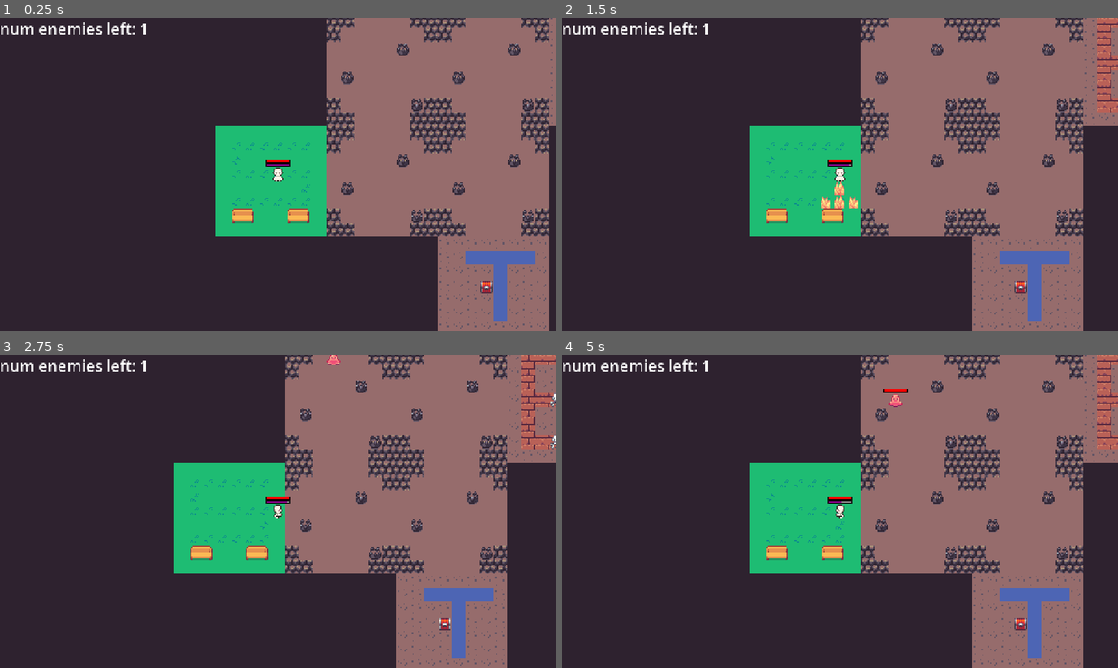
Above: before the commit, frames 1-4 (two rows, left to right).
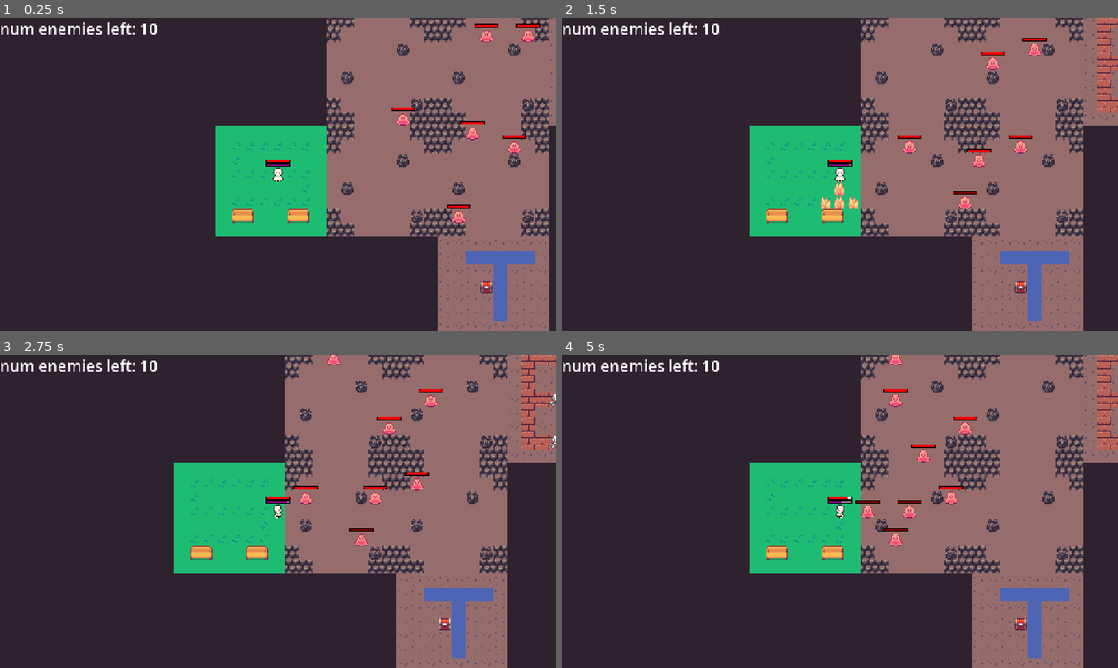
Above: after the commit, the same moments.

Repository: SimonAJScott/wizardgame
Game: Godot game, scene res://scenes/game.tscn
The game is run twice, just before and just after one commit, with the same random seed, the same clock (stepped at 60 frames per second) and the same inputs.
Inputs:
- Up to frame 1 (0.25 s): no input
- Up to frame 2 (1.5 s): tap Enter at 0.5 s; hold Right (right) 0.53-1.28 s; tap Space (space) at 0.6, 1.25 s; hold Down (down) from 1.28 s (still down); tap Q (spell_1) at 1.35 s
- Up to frame 3 (2.75 s): release Down (down) at 2.03 s; hold Right (right) from 2.03 s (still down); tap Space (space) at 2.1 s
- Up to frame 4 (5 s): tap Enter at 2.75 s; release Right (right) at 2.78 s; hold Up (up) 2.78-3.53 s; tap Q (spell_1) at 2.85, 4.35 s; hold Left (left) from 3.53 s (still down); tap Space (space) at 3.6 s

The runs differ from the first frame. In frame 1, 0.7% of the frame differs, in the area x 27-98%, y 1-66%; in frame 2, 0.7%; in frame 3, 0.7%; in frame 4, 0.8%, in the area x 27-75%, y 0-61%.

Commit message:
working game loop

Diff:
--- a/scenes/enemies/act_1/enemy.tscn
+++ b/scenes/enemies/act_1/enemy.tscn
@@ -3,6 +3,7 @@
 [ext_resource type="Script" uid="uid://d0io0jodiigc5" path="res://scripts/enemy.gd" id="1_c4mo8"]
 [ext_resource type="Texture2D" uid="uid://3nld8dxpnelj" path="res://graphics/entities/Slime 01.png" id="2_75ntm"]
 [ext_resource type="Texture2D" uid="uid://blrkqv8kbd0nf" path="res://graphics/bars/HealthBar3Effect.png" id="3_epvg0"]
+[ext_resource type="Texture2D" uid="uid://dcnvj0xpusoo5" path="res://graphics/entities/Green Effect and Bullet 16x16.png" id="4_75ntm"]
 
 [sub_resource type="RectangleShape2D" id="RectangleShape2D_hoeal"]
 size = Vector2(16, 16)
@@ -48,6 +49,28 @@
 "speed": 5.0
 }]
 
+[sub_resource type="AtlasTexture" id="AtlasTexture_epvg0"]
+atlas = ExtResource("4_75ntm")
+region = Rect2(0, 160, 16, 16)
+
+[sub_resource type="AtlasTexture" id="AtlasTexture_537fs"]
+atlas = ExtResource("4_75ntm")
+region = Rect2(16, 160, 16, 16)
+
+[sub_resource type="SpriteFrames" id="SpriteFrames_hoeal"]
+animations = [{
+"frames": [{
+"duration": 1.0,
+"texture": SubResource("AtlasTexture_epvg0")
+}, {
+"duration": 1.0,
+"texture": SubResource("AtlasTexture_537fs")
+}],
+"loop": 0,
+"name": &"default",
+"speed": 5.0
+}]
+
 [node name="Enemy" type="CharacterBody2D" unique_id=971082991 groups=["entities"]]
 collision_layer = 8
 collision_mask = 7
@@ -69,3 +92,8 @@
 texture_under = ExtResource("3_epvg0")
 texture_progress = ExtResource("3_epvg0")
 tint_progress = Color(1, 0, 0, 1)
+
+[node name="ProjectileSprite2D" type="AnimatedSprite2D" parent="." unique_id=2031014810]
+sprite_frames = SubResource("SpriteFrames_hoeal")
+frame = 1
+frame_progress = 0.54614663
--- a/scripts/enemy.gd
+++ b/scripts/enemy.gd
@@ -10,6 +10,9 @@
 	Vector2i(-1,-1):null,Vector2i(-2,-2):null,
 	Vector2i(-1,1):null,Vector2i(-2,2):null
 }
+
+@onready var shot_sprite: AnimatedSprite2D = $ProjectileSprite2D
+@export var shot_animation := "default"   # your projectile animation's name
 
 
 var max_health: int
@@ -25,6 +28,7 @@
 	return self
 
 func _ready() -> void:
+	shot_sprite.visible = false
 	$AnimatedSprite2D.play("idle_down")
 	TurnManager.player_action_done.connect(on_player_action_done)
 	max_health = 100
@@ -32,7 +36,7 @@
 	update_health_ui()
 
 func on_player_action_done():
-	action_move_towards_player()
+	action()
 	print(name + ": enemy acted")
 	TurnManager.enemy_action_done.emit()
 
@@ -60,7 +64,7 @@
 			return true
 	return false
 
-func action_move_towards_player() -> void:
+func action() -> void:
 	var path = find_path_towards_player()
 	path.pop_front()
 	if is_player_in_attack_range():
--- a/scripts/global.gd
+++ b/scripts/global.gd
@@ -7,7 +7,7 @@
 const minimum_rooms = 6
 const maximum_rooms = 9
 const start_room_location = Vector2i(4,4)
-var current_num_enemies = 1
+var current_num_enemies = 10
 const player_spawn_tile = Vector2i(36,35)
 
 func get_grid_from_pixel(pixel_vector: Vector2i) -> Vector2i:
--- a/scripts/player.gd
+++ b/scripts/player.gd
@@ -51,7 +51,9 @@
 
 
 func process_action() -> void:
-	if is_casting or not is_player_turn or Global.current_num_enemies == 0:
+	if is_casting:
+		return
+	if Global.current_num_enemies > 0 and not is_player_turn:
 		return
 
 
Renamed: graphics/player/Green Effect and Bullet 16x16.png -> graphics/entities/Green Effect and Bullet 16x16.png
Not shown, changed: graphics/entities/Green Effect and Bullet 16x16.png.import
